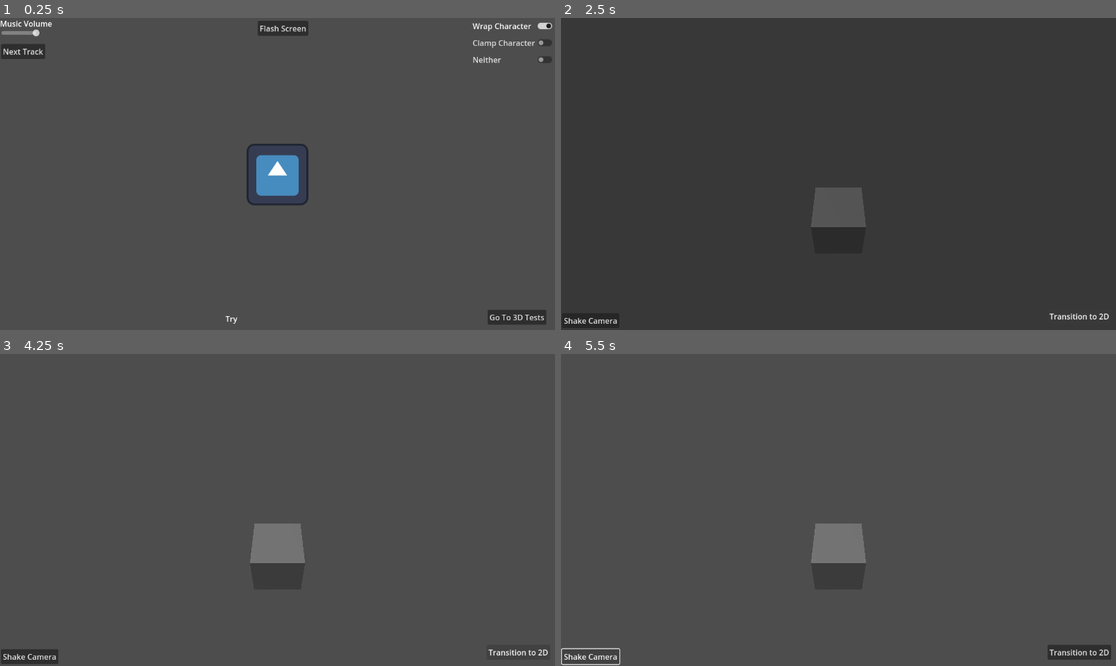
Above: before the commit, frames 1-4 (two rows, left to right).
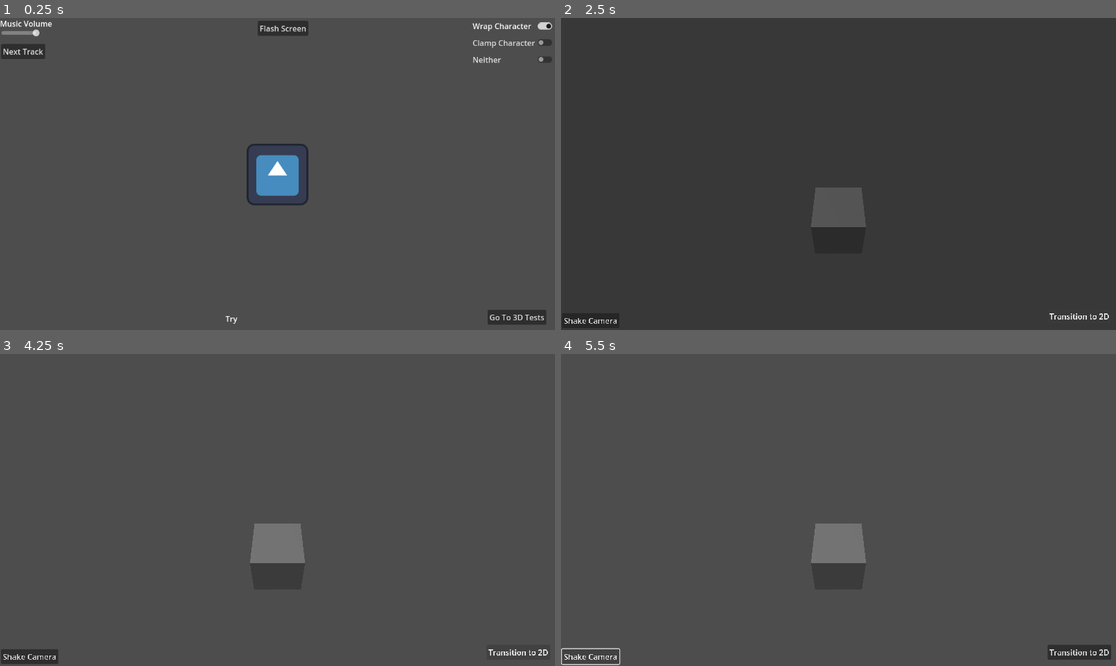
Above: after the commit, the same moments.

Repository: Lacraaaa/The-Stoat-Stash
Game: Godot game, scene res://Tests/tests2d.tscn
Two runs of this game, one before a commit and one after it. Both use one fixed random seed, a clock stepped at 60 frames per second and the inputs below. The engine's default icon, where the game draws it, is replaced by a stand-in: a white triangle on a blue panel in a dark square. Sound files missing from this copy of the repository are replaced by a short silence.
Inputs (mouse positions are in pixels of both pictures, inside the frame that each line leads up to):
- Up to frame 1 (0.25 s): no input
- Up to frame 2 (2.5 s): click "Next Track" at 0.5 s; click "Next Track" at 1.25 s; click "Go To 3D Tests" at 2 s
- Up to frame 3 (4.25 s): click "Transition to 2D" at 2.75 s; click "Go To 3D Tests" at 3.5 s
- Up to frame 4 (5.5 s): move the mouse to (960, 494) at 4.27 s; hold D (right) 4.28-5 s; click (960, 494) at 4.35 s; tap Space (ui_select) at 4.52 s; click "Shake Camera" at 5 s

The runs differ from the first frame. In frame 1, less than 0.1% of the frame differs, in the area x 96-100%, y 1-15%; in frame 2, 0.1%, in the area x 0-99%, y 94-98%; in frame 3, 0.1%; in frame 4, 0.1%.

Commit message:
Added floating text utility
Also removed find_node_by_name, and it's relevant tests.

Diff:
--- a/Tests/tests.gd
+++ b/Tests/tests.gd
@@ -18,7 +18,6 @@
 	# Run all tests
 	test_math_functions()
 	test_file_functions()
-	test_node_functions()
 	test_animation_functions()
 	test_easing_functions()
 	test_utility_functions()
@@ -142,38 +141,6 @@
 	test_assert("delete_save empty filename", not utils.delete_save(""))
 
 
-func test_node_functions():
-	print("\n=== Testing Node Functions ===")
-
-	# Create test nodes
-	var test_parent = Node.new()
-	test_parent.name = "TestParent"
-	add_child(test_parent)
-
-	var test_child = Node.new()
-	test_child.name = "TestChild"
-	test_parent.add_child(test_child)
-
-	var test_grandchild = Node.new()
-	test_grandchild.name = "TestGrandchild"
-	test_child.add_child(test_grandchild)
-
-	# Test find_node_by_name
-	var found_child = utils.find_node_by_name("TestChild", test_parent)
-	test_assert("find_node_by_name direct child", found_child == test_child)
-
-	var found_grandchild = utils.find_node_by_name("TestGrandchild", test_parent)
-	test_assert("find_node_by_name grandchild", found_grandchild == test_grandchild)
-
-	var not_found = utils.find_node_by_name("NonExistent", test_parent)
-	test_assert("find_node_by_name not found", not_found == null)
-
-	# Test depth limit
-	var depth_limited = utils.find_node_by_name("TestGrandchild", test_parent, 1)
-	test_assert("find_node_by_name depth limit", depth_limited == null)
-
-	# Clean up
-	test_parent.queue_free()
 
 func test_animation_functions():
 	print("\n=== Testing Animation Functions ===")
--- a/Tests/tests2d.gd
+++ b/Tests/tests2d.gd
@@ -21,6 +21,8 @@
 	if StoatStash.is_input_sequence_just_pressed(["up","down","left","right","left","right"],1.0):
 		StoatStash.pulse_node($CharacterBody2D,1.8, 0.5)
 		StoatStash.play_sfx(preload("res://Tests/death.wav"),0.5)
+		add_child(await StoatStash.create_floating_text("Epic!!!", $CharacterBody2D.position+Vector2(0,64),2.0,Color.GOLD,Color.GREEN, 10, 48, Vector2(0,-50), true, true, Tween.TRANS_ELASTIC, preload("res://Tests/Pixels.ttf")))
+
 
 
 func _on_shake_screen_pressed() -> void:
--- a/project.godot
+++ b/project.godot
@@ -46,3 +46,7 @@
 "events": [Object(InputEventMouseButton,"resource_local_to_scene":false,"resource_name":"","device":-1,"window_id":0,"a …(253 unchanged characters)…
 ]
 }
+
+[rendering]
+
+textures/canvas_textures/default_texture_filter=0
--- a/stoat_stash.gd
+++ b/stoat_stash.gd
@@ -16,7 +16,8 @@
 THE SOFTWARE IS PROVIDED "AS IS", WITHOUT WARRANTY OF ANY KIND, EXPRESS OR
 IMPLIED, INCLUDING BUT NOT LIMITED TO THE WARRANTIES OF MERCHANTABILITY,
 FITNESS FOR A PARTICULAR PURPOSE AND NONINFRINGEMENT. IN NO EVENT SHALL THE
-AUTHORS OR COPYRIGHT HOLDERS BE LIABLE FOR ANY CLAIM, DAMAGES OR OTHER
+AUTHORS OR COPYRIGHT HOLDERS BE L
+IABLE FOR ANY CLAIM, DAMAGES OR OTHER
 LIABILITY, WHETHER IN AN ACTION OF CONTRACT, TORT OR OTHERWISE, ARISING FROM,
 OUT OF OR IN CONNECTION WITH THE SOFTWARE OR THE USE OR OTHER DEALINGS IN THE
 SOFTWARE.
@@ -910,24 +911,6 @@
 ################################## NODE UTILS ####################################
 ##################################################################################
 
-## Recursively finds node by name with depth limit, returns null if none found
-func find_node_by_name(node_name: String, root: Node = null, max_depth: int = 10) -> Node:
-	if not root:
-		root = get_tree().root
-
-	if max_depth <= 0:
-		return null
-
-	if root.name == node_name:
-		return root
-
-	for child in root.get_children():
-		var found = find_node_by_name(node_name, child, max_depth - 1)
-		if found:
-			return found
-
-	return null
-
 ## Safely connects a signal, avoiding duplicate connections
 func safe_signal_connect(signal_obj: Signal, callable: Callable) -> bool:
 	if not callable.is_valid():
@@ -1001,6 +984,75 @@
 	tween.tween_property(node, "modulate:a", 0.0, duration)
 	if hide_when_done:
 		tween.tween_callback(func(): if is_instance_valid(node): node.visible = false)
+
+func create_floating_text(
+	text: String,
+	position: Vector2,
+	duration: float = 1.0,
+	text_color: Color = Color.WHITE,
+	outline_color: Color = Color.BLACK,
+	outline_size: int = 0,
+	font_size: int = 16,
+	movement: Vector2 = Vector2(0, -50),
+	fade_out_effect: bool = true,
+	scale_effect: bool = false,
+	easing: Tween.TransitionType = Tween.TRANS_LINEAR,
+	font: Font = null # always the most annoying to specify
+) -> Label:
+	if duration <= 0.0:
+		push_warning("create_floating_text: duration must be positive")
+		return null
+
+	var label = Label.new()
+	label.text = text
+	label.modulate = text_color
+	label.position = position
+	label.z_index = 100
+
+	var label_settings = LabelSettings.new()
+	label_settings.font_size = font_size
+	label_settings.font_color = text_color
+
+	if font:
+		label_settings.font = font
+
+	# Apply outline
+	if outline_size > 0:
+		label_settings.outline_size = outline_size
+		label_settings.outline_color = outline_color
+
+	label.label_settings = label_settings
+
+	# Center the label on the position (need to wait one frame for size to update)
+	await get_tree().process_frame
+	if not is_instance_valid(label):
+		return null
+
+	label.pivot_offset = label.size / 2
+	label.position -= label.size / 2
+
+	var tween = create_tween()
+	tween.set_trans(easing)
+	tween.set_parallel(true)
+
+	# Movement animation
+	if movement != Vector2.ZERO:
+		var target_pos = position + movement - label.size / 2
+		tween.tween_property(label, "position", target_pos, duration)
+
+	# Fade out animation
+	if fade_out_effect:
+		tween.tween_property(label, "modulate:a", 0.0, duration)
+
+	# Scale effect (pop in then fade)
+	if scale_effect:
+		label.scale = Vector2.ZERO
+		tween.tween_property(label, "scale", Vector2.ONE, duration * 0.2).set_trans(Tween.TRANS_BACK)
+
+	# Cleanup
+	tween.tween_callback(label.queue_free).set_delay(duration)
+
+	return label
 
 ##################################################################################
 ################################## EASING FUNCTIONS ##############################
Binary file added: Tests/Pixels.ttf
Not shown, added: Tests/Pixels.ttf.import
